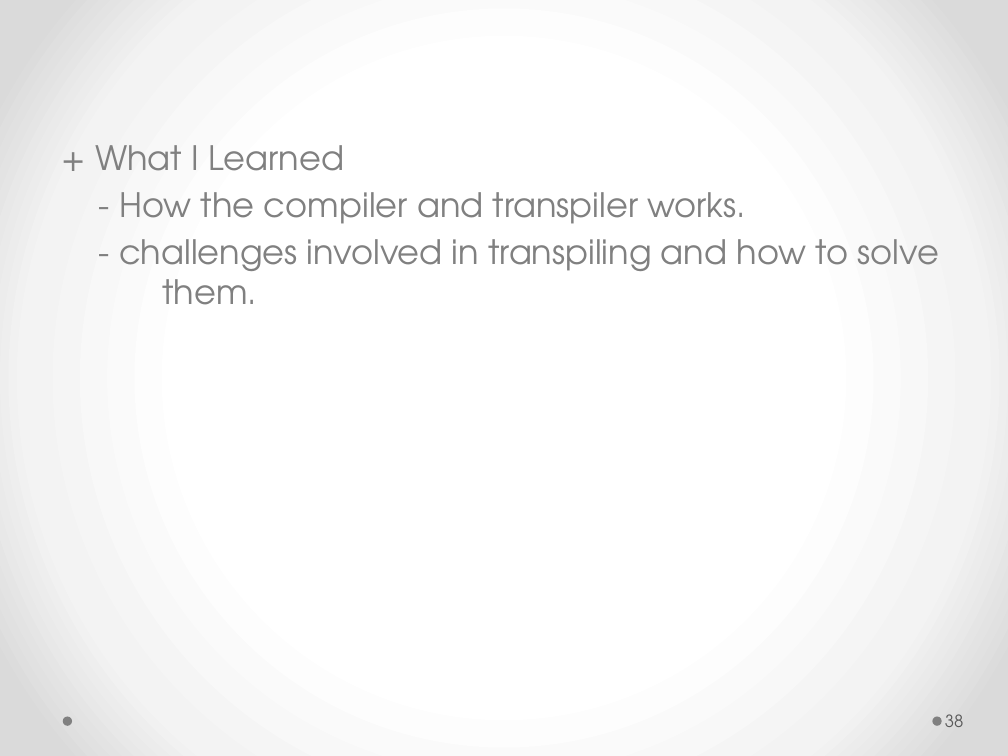
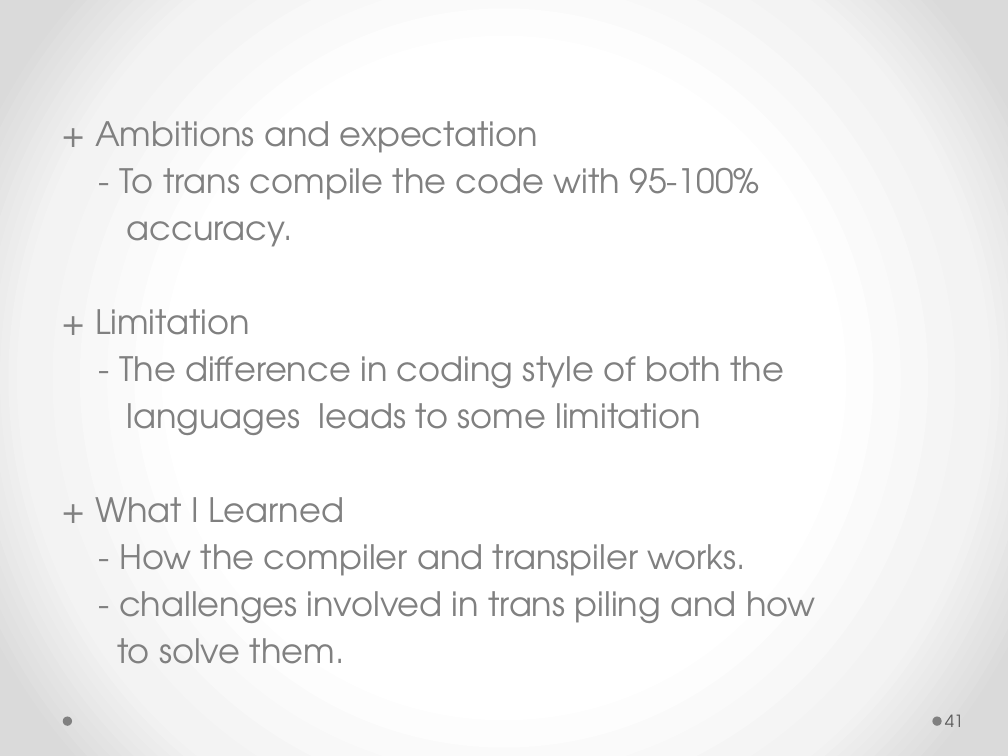
Before and after one commit to amit1984/Thesis, a slide deck: slide 41 of thesis_v4.pptx (slide 38 before the commit). Drawn at 1008x756 pixels with LibreOffice and Linux fonts; fonts in the diff are those of the drawing. Boxes give left, top, right and bottom in pixels: in the first picture for what was removed or moved away, otherwise in the second. Text is boxed around its words. In the diff, an @@ line names an element or a change of style, - is before the commit and + after.

```diff
--- a/thesis_v4.pptx
+++ b/thesis_v4.pptx
@@ text "+ Ambitions and expectation": place and size @@
-text "+ Ambitions and expectation" at (95,145,939,305)
+text "+ Ambitions and expectation" at (95,121,816,664)
@@ text at (95,121,785,435): paragraphs added @@
++ Ambitions and expectation
+- To trans compile the code with 95-100%
+accuracy.
++ Limitation
+- The difference in coding style of both the
+languages leads to some limitation
@@ text at (117,591,816,664): text changed @@
-- challenges involved in transpiling and how to solve them.
+- challenges involved in trans piling and how
+to solve them.
@@ page number at (945,714,964,727): text changed @@
-38
+41
```
Also in this commit, not shown: 14 other slides changed, 6 slides added, 4 slides removed, 1 other file.
